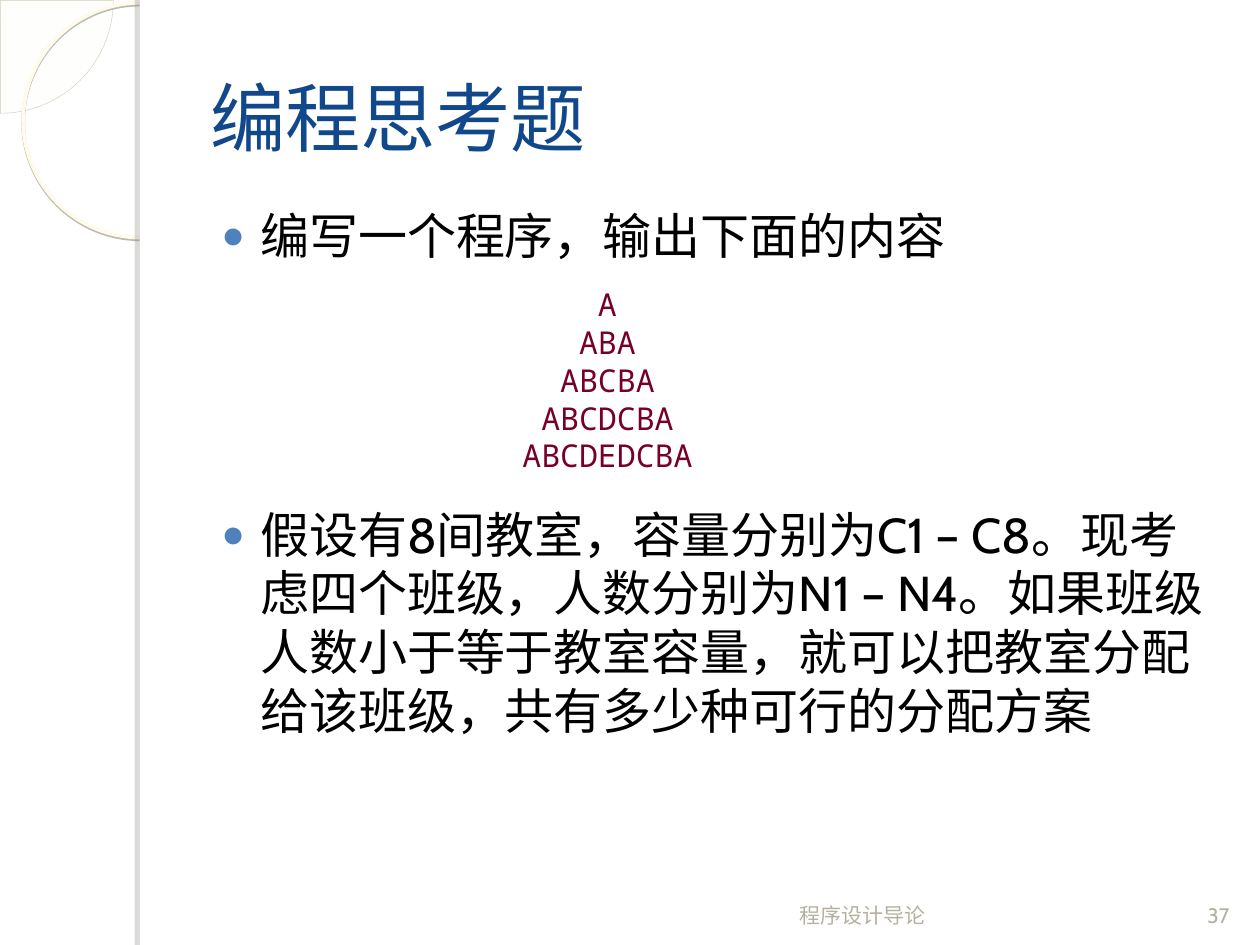
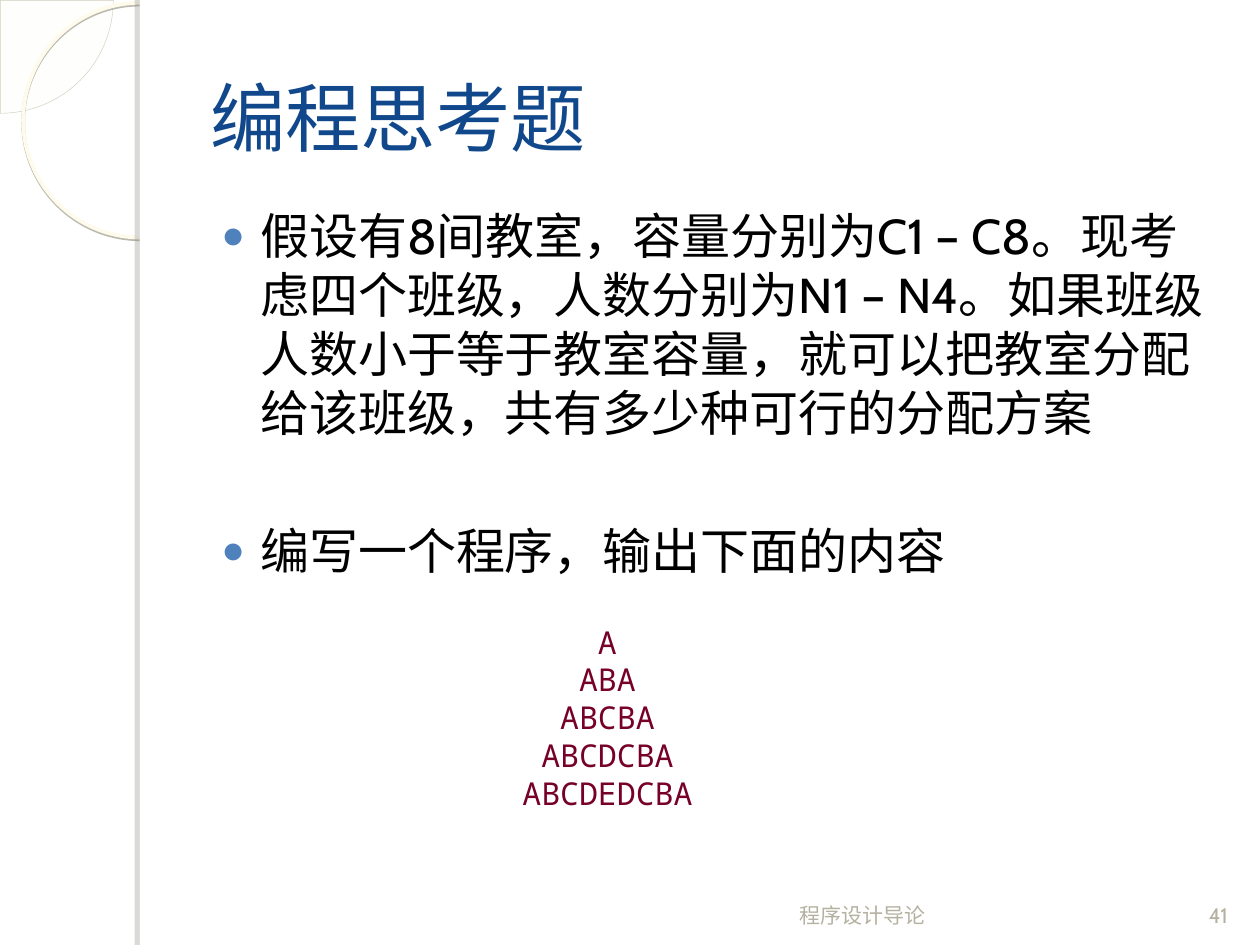
Before and after one commit to fanju1984/introduction-to-programming, a slide deck: slide 41 of introduction-to-programming/slides/2017/04-Control-Statement-1.ppt (slide 37 before the commit). Drawn at 1260x945 pixels with LibreOffice and Linux fonts; fonts in the diff are those of the drawing; background and template pictures are left out. Boxes give left, top, right and bottom in pixels: in the first picture for what was removed or moved away, otherwise in the second. Text is boxed around its words. In the diff, an @@ line names an element or a change of style, - is before the commit and + after.

```diff
--- a/introduction-to-programming/slides/2017/04-Control-Statement-1.ppt
+++ b/introduction-to-programming/slides/2017/04-Control-Statement-1.ppt
@@ text at <box>260,212,1203,436</box>: paragraph added @@
+● 假设有8间教室，容量分别为C1 – C8。现考虑四个班级，人数分别为N1 – N4。如果班级人数小于等于教室容量，就可以把教室分配给该班级，共有多少种可行的分配方案
@@ text at <box>260,511,1203,734</box>: paragraph removed @@
-● 假设有8间教室，容量分别为C1 – C8。现考虑四个班级，人数分别为N1 – N4。如果班级人数小于等于教室容量，就可以把教室分配给该班级，共有多少种可行的分配方案
@@ text "A": place and size @@
-text "A" at <box>522,293,692,468</box>
+text "A" at <box>522,631,692,806</box>
@@ page number at <box>1209,908,1228,923</box>: text changed @@
-37
+41
```
Also in this commit, not shown: 17 other slides changed, 6 slides added, 5 slides removed, 1 other file.
